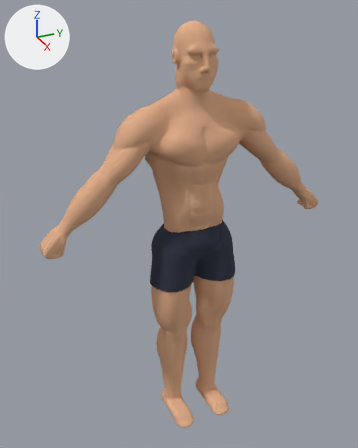
Renders of the glTF model assets/models/sculpt/jeff.glb from each side of a commit.
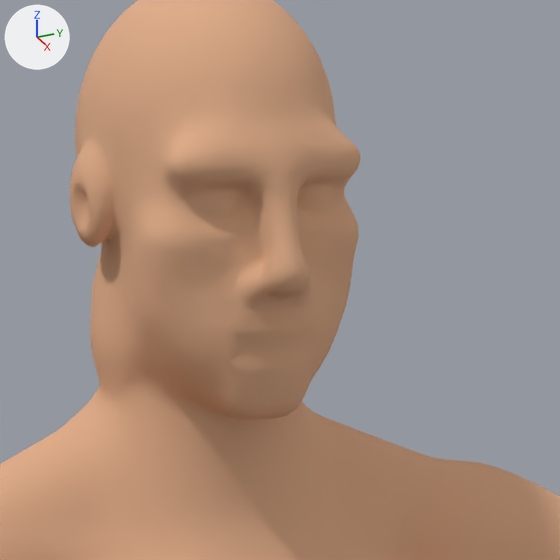
Old and new are each drawn whole from a 50 mm camera at (1.918, -0.933, 2.042) aimed at (-0.039, -0.052, 1.063) and again close up on the part from 45% to 70% of the width and 5% to 26% of the height. The axes (+X, +Y, +Z) are drawn at upper left. The lights are the same throughout. The first two pictures are the older version.

Objects in the first close-up: 'body'.
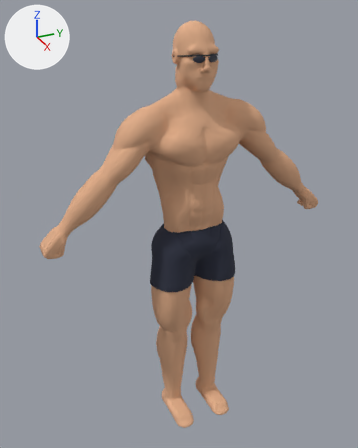
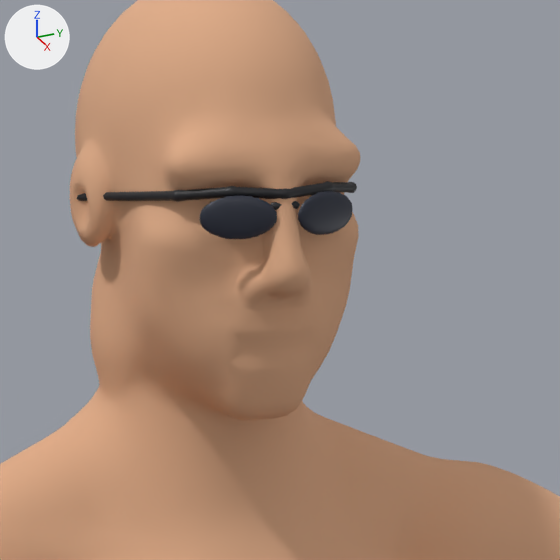
Commit message: feat(3d): the sculpted Jeff's shades

Boxes (x1, y1, x2, y2) around the edits, measured in the close-ups (560 x 560 px):
'eyewear:shades', added: after (77, 181, 357, 239)
    faces in mat_lens (dark blue #272c3c): (200, 191, 352, 239)
    faces in mat_frame (black #1d1d22): (77, 181, 357, 210)

Patch to the scene script:
```diff
--- a/assets/models/sculpt/jeff.glb.py
+++ b/assets/models/sculpt/jeff.glb.py
@@ mat_frame @@
+mat_frame = principled_material('frame')
+mat_frame.base_color = (0.012, 0.012, 0.016)  # black #1d1d22
@@ mat_lens @@
+mat_lens = principled_material('lens')
+mat_lens.base_color = (0.02, 0.025, 0.045)  # dark blue #272c3c
@@ me_eyewear_shades @@
+me_eyewear_shades.from_pydata(...)  # 1502 vertices, 3000 faces; spans x -0.015..0.112, y -0.092..0.092, z 1.809..1.841
+# faces by material slot: [888, 2112]
+me_eyewear_shades.materials.append(mat_lens)  # dark blue #272c3c
+me_eyewear_shades.materials.append(mat_frame)  # black #1d1d22
@@ ob_eyewear_shades @@
+ob_eyewear_shades = bpy.data.objects.new('eyewear:shades', me_eyewear_shades)
+ob_eyewear_shades.location = (0.0, 0.0, 0.0)
```
